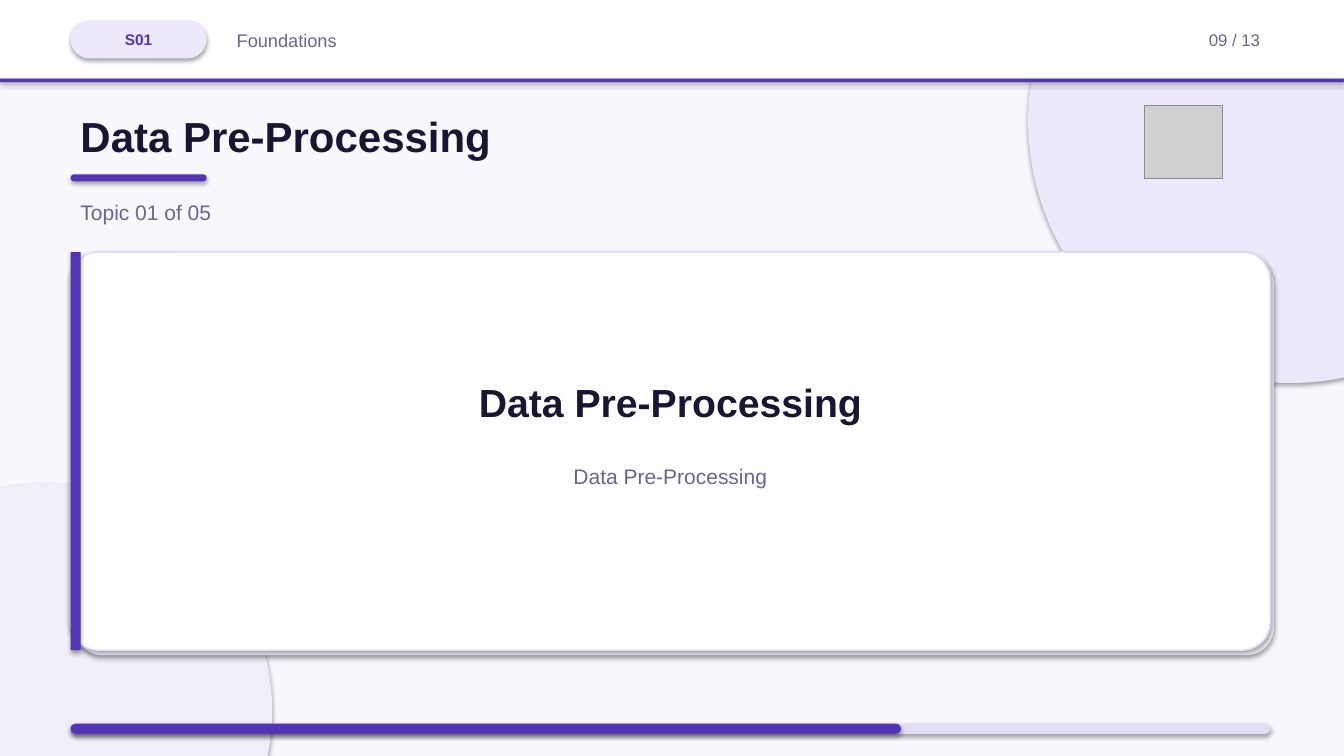
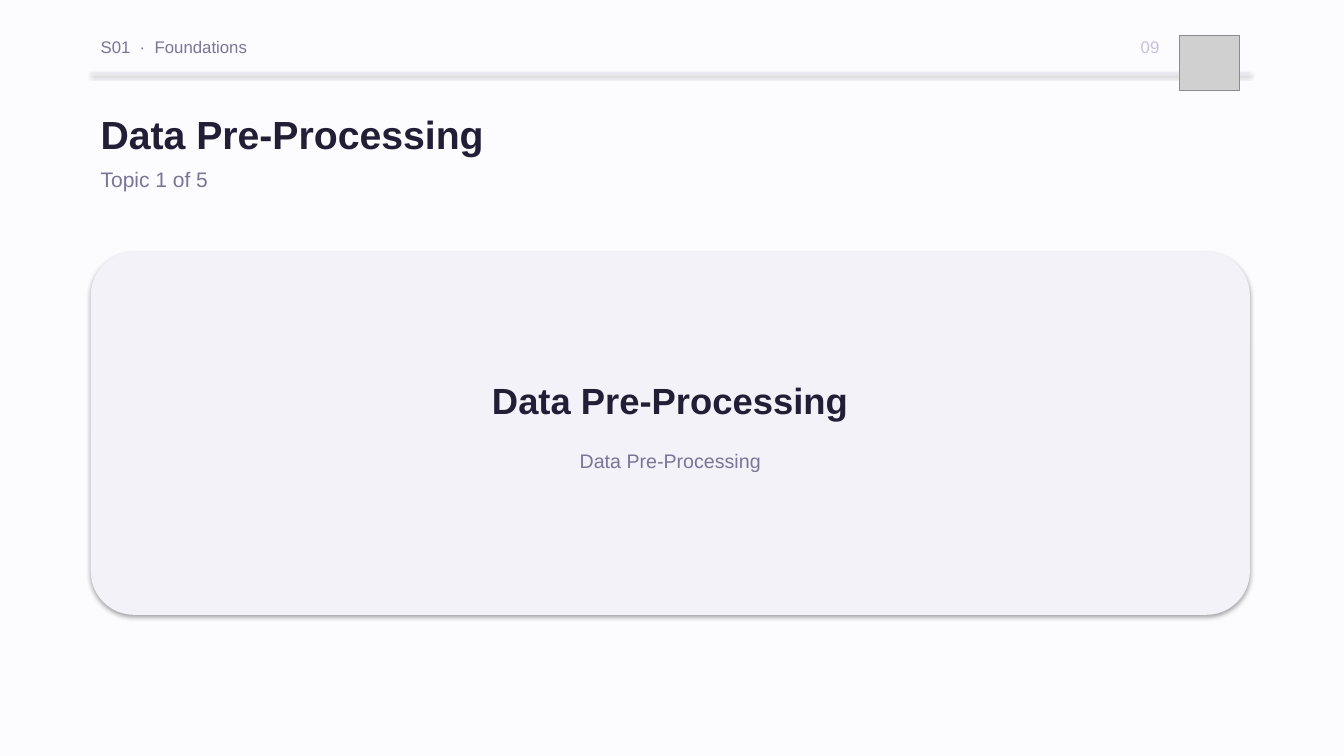
Before and after one commit to iksasa15/AI-ML, a slide deck: slide 9 of web-presentation/pdf-exports/Week1-Session1-Foundations.pptx. Drawn at 1344x756 pixels with LibreOffice and Linux fonts; fonts in the diff are those of the drawing; grey boxes stand for pictures. Boxes give left, top, right and bottom in pixels: in the first picture for what was removed or moved away, otherwise in the second. Text is boxed around its words. In the diff, an @@ line names an element or a change of style, - is before the commit and + after.

```diff
--- a/web-presentation/pdf-exports/Week1-Session1-Foundations.pptx
+++ b/web-presentation/pdf-exports/Week1-Session1-Foundations.pptx
@@ background #F8F7FC to #FCFBFE @@
@@ rounded rectangle removed at box(71, 20, 207, 58) @@
@@ ellipse removed at box(1028, 0, 1344, 383) @@
@@ text "S01 · Foundations" at box(101, 41, 247, 53): vertical alignment middle to top @@
@@ text at box(101, 41, 247, 53): text changed; size 13 to 12 pt; text colour #6B6490 to #7A7496 @@
-Foundations
+S01 · Foundations
@@ text removed at box(125, 34, 152, 45) @@
-S01
@@ text "09" at box(1141, 41, 1160, 53): vertical alignment middle to top @@
@@ text at box(1141, 41, 1160, 53): text changed; text colour #6B6490 to #C8C0DE @@
-09 / 13
+09
@@ picture: place and size @@
-picture at box(1144, 106, 1223, 178)
+picture at box(1180, 35, 1240, 91)
@@ rectangle removed at box(0, 79, 1344, 83) @@
@@ rectangle: place and size @@
-rectangle at box(0, 0, 1344, 79)
+rectangle at box(91, 73, 1250, 74)
@@ rectangle at box(91, 73, 1250, 74): fill #FFFFFF to #E8E4F2 @@
@@ text "Data Pre-Processing": place and size @@
-text "Data Pre-Processing" at box(80, 121, 491, 161)
+text "Data Pre-Processing" at box(101, 120, 483, 157)
@@ text "Data Pre-Processing" at box(101, 120, 483, 157): size 30 to 28 pt, text colour #1A1533 to #221E36 @@
@@ rounded rectangle removed at box(71, 174, 207, 181) @@
@@ text at box(101, 172, 208, 191): text changed; text colour #6B6490 to #7A7496 @@
-Topic 01 of 05
+Topic 1 of 5
@@ rectangle removed at box(71, 252, 81, 650) @@
@@ rounded rectangle removed at box(75, 257, 1274, 655) @@
@@ rounded rectangle: place and size @@
-rounded rectangle at box(71, 252, 1270, 650)
+rounded rectangle at box(91, 252, 1250, 615)
@@ rounded rectangle at box(91, 252, 1250, 615): fill #FFFFFF to #F4F2F9; outline #E4DEF4 1.1 pt to none; proportions changed @@
@@ text "Data Pre-Processing": place and size @@
-text "Data Pre-Processing" at box(479, 388, 862, 425)
+text "Data Pre-Processing" at box(492, 387, 848, 421)
@@ text "Data Pre-Processing" at box(492, 387, 848, 421): size 28 to 26 pt, text colour #1A1533 to #221E36 @@
@@ text "Data Pre-Processing": place and size @@
-text "Data Pre-Processing" at box(573, 469, 767, 489)
+text "Data Pre-Processing" at box(580, 454, 761, 472)
@@ text "Data Pre-Processing" at box(580, 454, 761, 472): size 15 to 14 pt, text colour #6B6490 to #7A7496 @@
@@ ellipse removed at box(0, 484, 272, 756) @@
@@ rounded rectangle removed at box(71, 724, 1270, 734) @@
@@ rounded rectangle removed at box(71, 724, 901, 734) @@
```
Also in this commit, not shown: 12 other slides changed, 3 other files.
